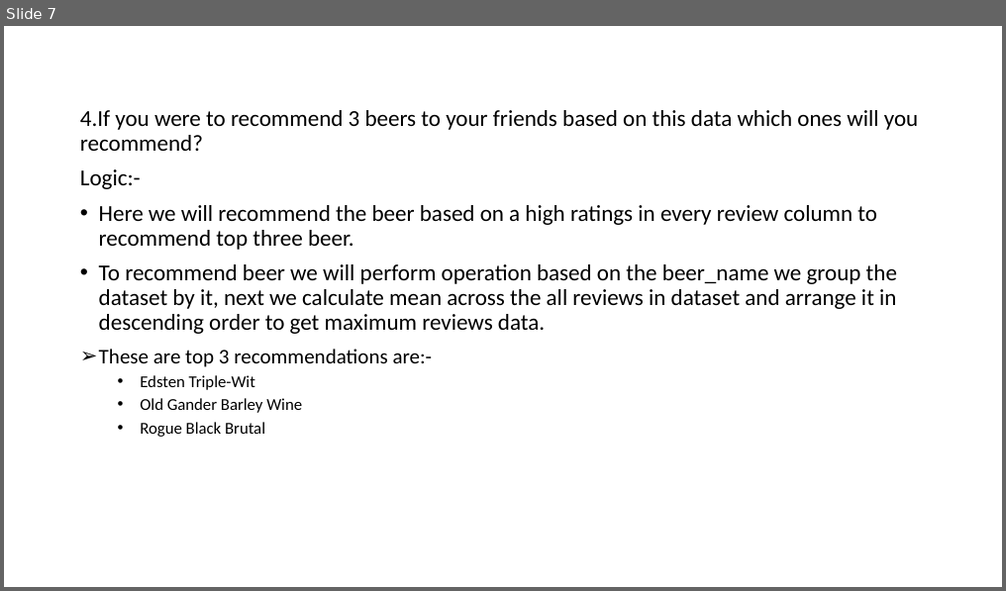
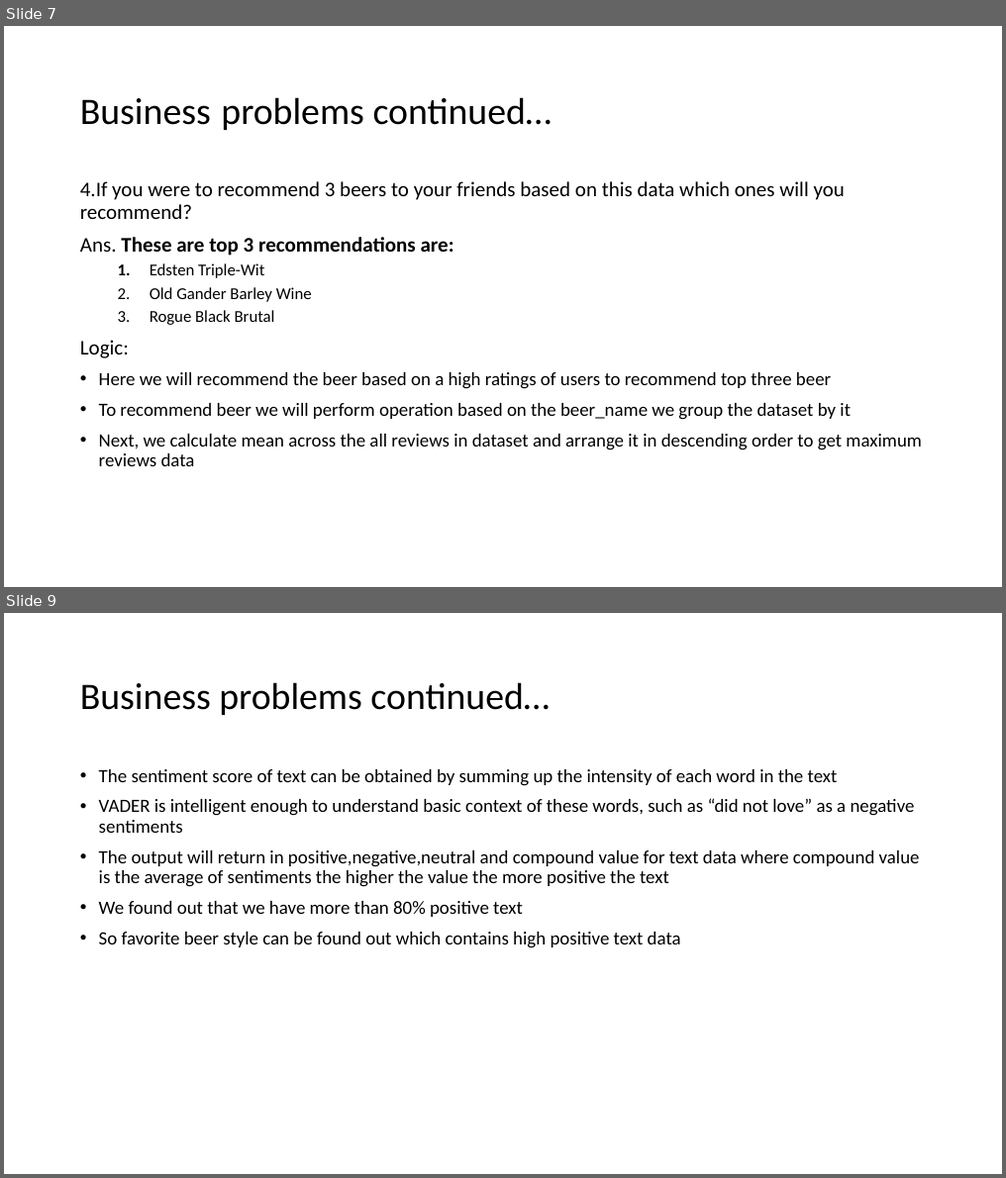
Before and after one commit to vaibhavt14/BeerReviewsAssessment, a slide deck: Summarization of beer reviews data analysis.pptx. Shown one above the other, each under a label of ours: slide 7 before the commit, slides 7 and 9 after it; the slides between them are not shown. The pictures are 1006x591 and 1006x1178 pixels, drawn with LibreOffice and Linux fonts; fonts in the diff are those of the drawing. Boxes give left, top, right and bottom in pixels: in the first picture for what was removed or moved away, otherwise in the second. Text is boxed around its words. In the diff, an @@ line names an element or a change of style, - is before the commit and + after.

Commit message:
Presentation of Beer review analysis

```diff
--- a/Summarization of beer reviews data analysis.pptx
+++ b/Summarization of beer reviews data analysis.pptx
@@ slide 9 added at [4,613,1002,1174], background #FFFFFF @@
@@ title added at [80,682,549,715], 36 pt, text #000000 @@
+Business problems continued…
@@ text added at [99,769,920,949], 18 pt, text #000000 @@
+• The sentiment score of text can be obtained by summing up the intensity of each word in the text
+• VADER is intelligent enough to understand basic context of these words, such as “did not love” as a negative sentiments
+• The output will return in positive,negative,neutral and compound value for text data where compound value is the average of sentiments the higher the value the more positive the text
+• We found out that we have more than 80% positive text
+• So favorite beer style can be found out which contains high positive text data
@@ slide 7 changed as well @@
@@ title added at [80,97,552,130], 36 pt, text #000000 @@
+Business problems continued…
@@ text "4.If you were to recommend ...": place and size @@
-text "4.If you were to recommend ..." at [80,110,918,437]
+text "4.If you were to recommend ..." at [80,181,922,467]
@@ text at [80,181,845,325]: size 22 to 20 pt in "4.If you were to recommend 3 beers ..."; bullet • to 1. @@
@@ text at [80,237,454,256]: text changed; size 22 to 20 pt; bold on @@
-Logic:-
-• Here we will recommend the beer based on a high ratings in every review column to recommend top three beer.
-• To recommend beer we will perform operation based on the beer_name we group the dataset by it, next we calculate mean across the all reviews in dataset and arrange it in descending order to get maximum reviews data.
-➢ These are top 3 recommendations are:-
+Ans. These are top 3 recommendations are:
@@ text at [80,340,922,467]: paragraphs added @@
+Logic:
+• Here we will recommend the beer based on a high ratings of users to recommend top three beer
+• To recommend beer we will perform operation based on the beer_name we group the dataset by it
+• Next, we calculate mean across the all reviews in dataset and arrange it in descending order to get maximum reviews data
```
Also in this commit, not shown: 8 other slides changed.
